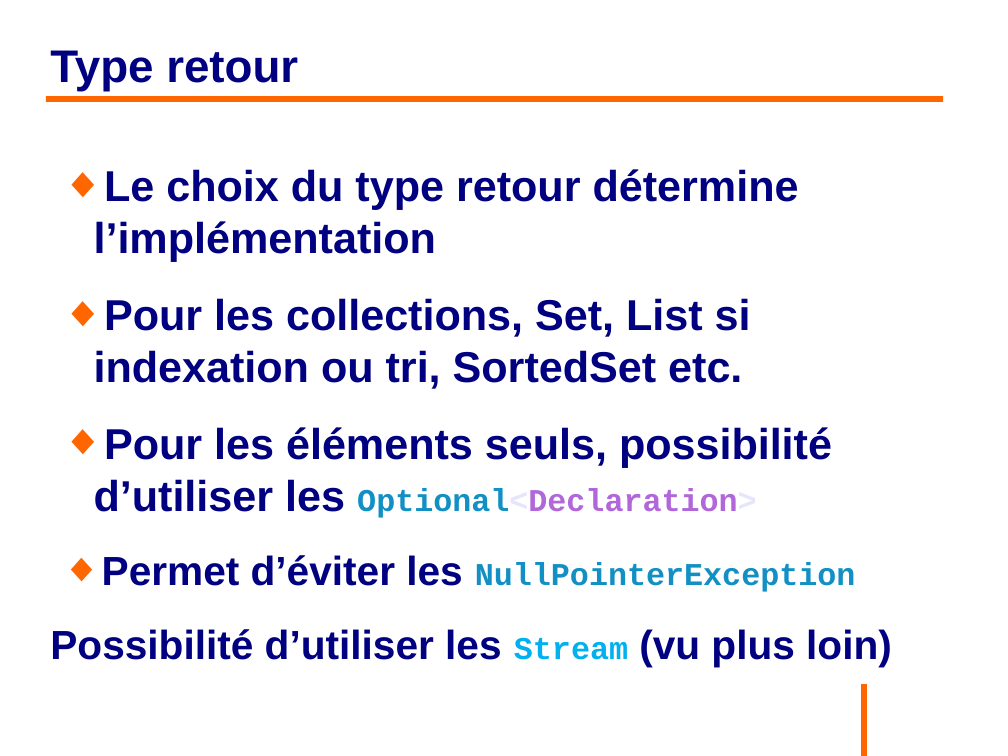
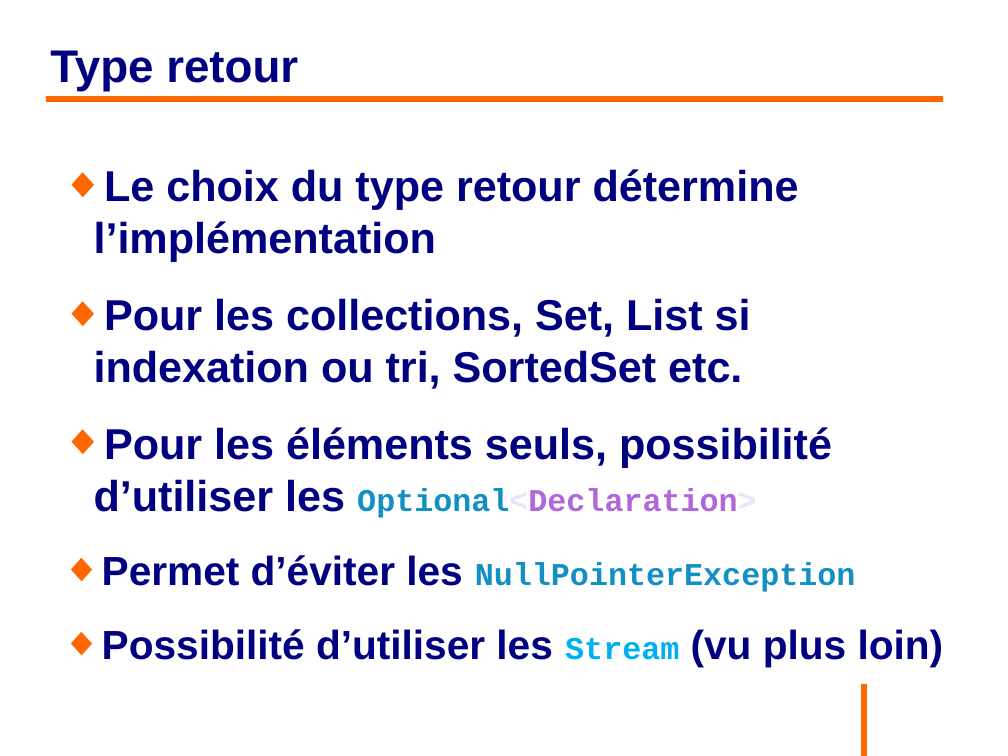
Before and after one commit to philphils/formation-hibernate-avancee, a slide deck: slide 31 of Documentation/diapo_formation_hibernate_avancee.odp. Drawn at 1008x756 pixels with LibreOffice and Linux fonts; fonts in the diff are those of the drawing; background and template pictures are left out. Boxes give left, top, right and bottom in pixels: in the first picture for what was removed or moved away, otherwise in the second. Text is boxed around its words. In the diff, an @@ line names an element or a change of style, - is before the commit and + after.

```diff
--- a/Documentation/diapo_formation_hibernate_avancee.odp
+++ b/Documentation/diapo_formation_hibernate_avancee.odp
@@ text at (x1=102, y1=629, x2=944, y2=667): bullet none to ◆; more space between paragraphs @@
```
Also in this commit, not shown: 4 other slides changed, 7 slides added.
